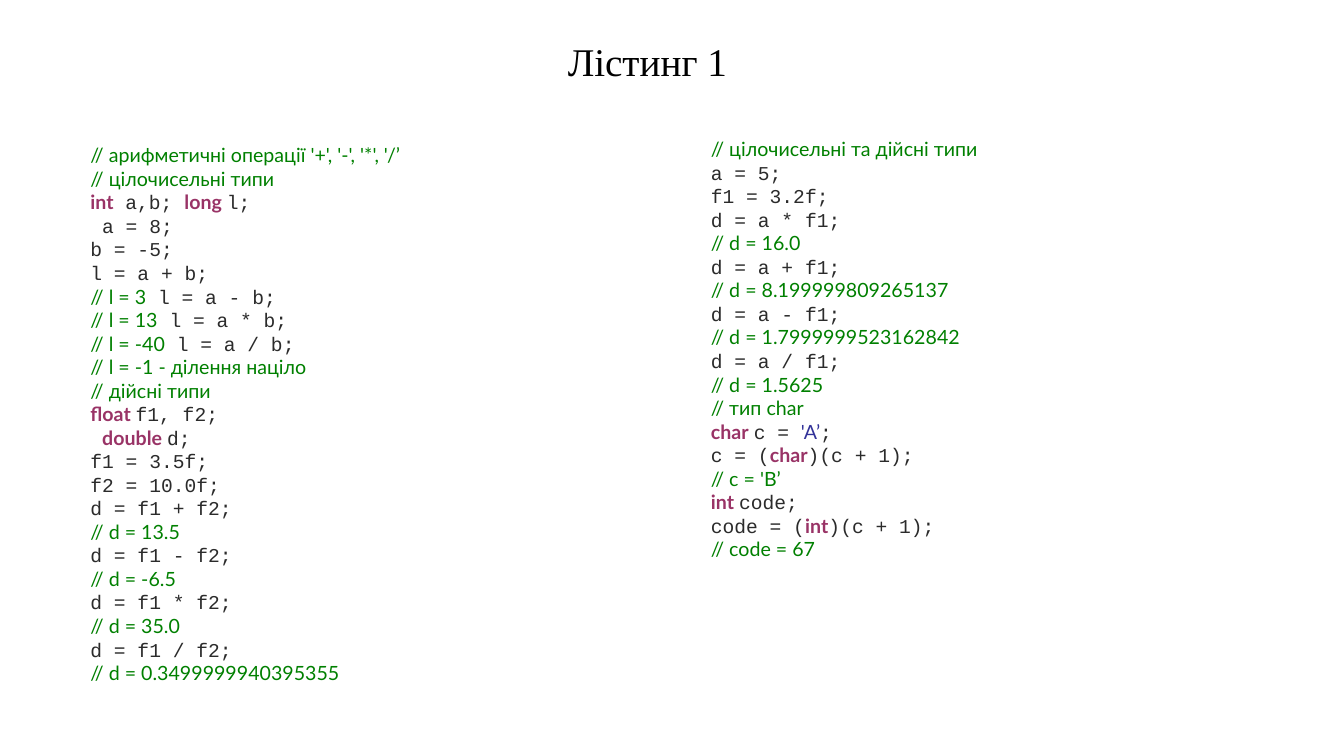
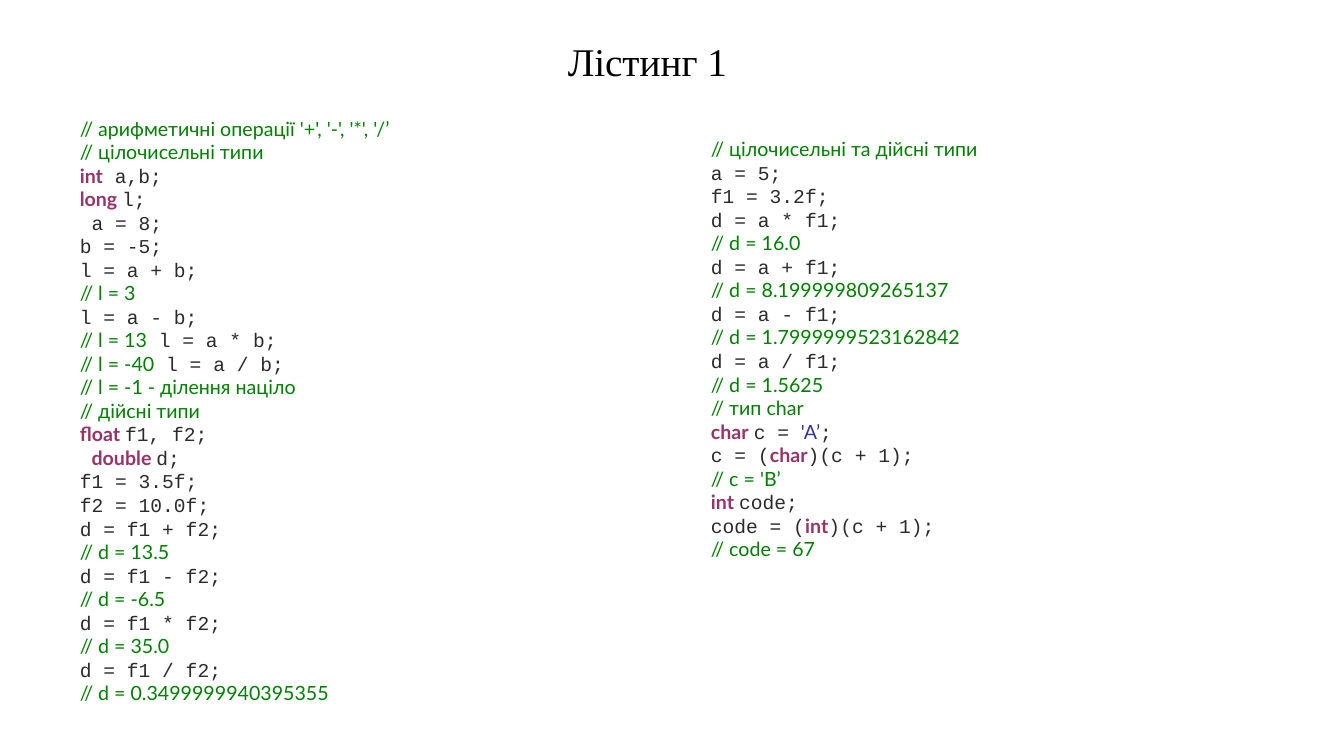
Before and after one commit to arg3ntuum/JavaCourse, a slide deck: slide 3 of Java Урок 2 БО.pptx. Drawn at 1344x756 pixels with LibreOffice and Linux fonts; fonts in the diff are those of the drawing. Boxes give left, top, right and bottom in pixels: in the first picture for what was removed or moved away, otherwise in the second. Text is boxed around its words. In the diff, an @@ line names an element or a change of style, - is before the commit and + after.

```diff
--- a/Java Урок 2 БО.pptx
+++ b/Java Урок 2 БО.pptx
@@ text at (80,121,329,700): text changed @@
-// арифметичні операції '+', '-', '*', '/’
-// цілочисельні типи
-int a,b; long l;
-a = 8;
-b = -5;
-l = a + b;
-// l = 3 l = a - b;
-// l = 13 l = a * b;
-// l = -40 l = a / b;
-// l = -1 - ділення націло
-// дійсні типи
-float f1, f2;
-double d;
-f1 = 3.5f;
-f2 = 10.0f;
-d = f1 + f2;
-// d = 13.5
-d = f1 - f2;
-// d = -6.5
-d = f1 * f2;
-// d = 35.0
-d = f1 / f2;
-// d = 0.3499999940395355
+// арифметичні операції '+', '-', '*', '/’
+// цілочисельні типи
+int a,b;
+long l;
+a = 8;
+b = -5;
+l = a + b;
+// l = 3
+l = a - b;
+// l = 13 l = a * b;
+// l = -40 l = a / b;
+// l = -1 - ділення націло
+// дійсні типи
+float f1, f2;
+double d;
+f1 = 3.5f;
+f2 = 10.0f;
+d = f1 + f2;
+// d = 13.5
+d = f1 - f2;
+// d = -6.5
+d = f1 * f2;
+// d = 35.0
+d = f1 / f2;
+// d = 0.3499999940395355
```
Also in this commit, not shown: 13 other files.
